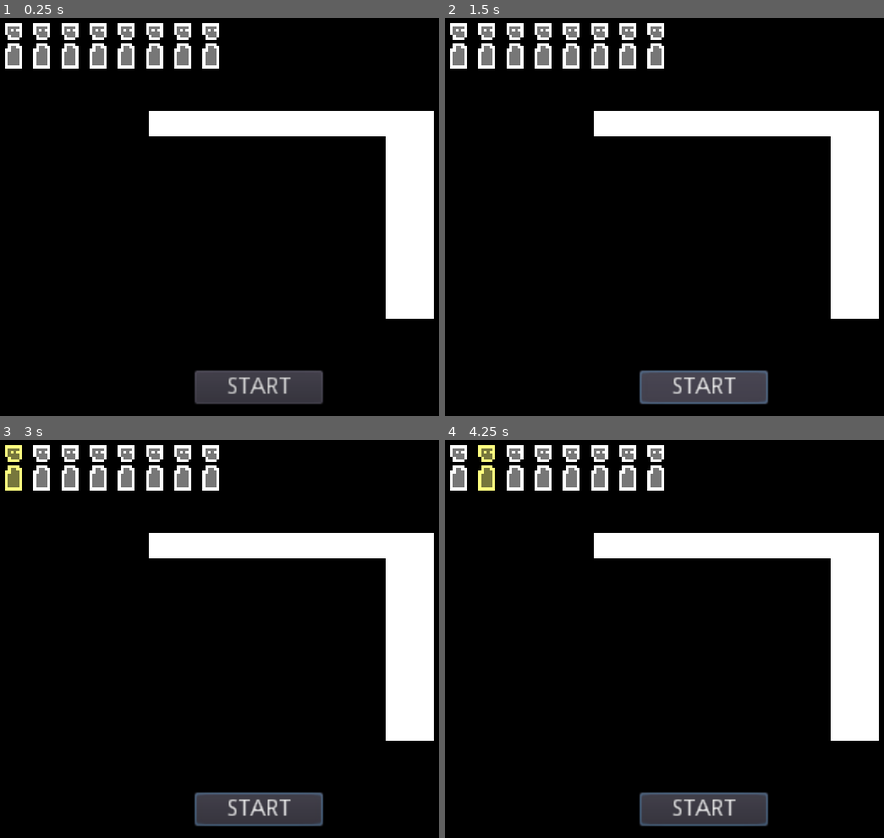
Above: before the commit, frames 1-4 (two rows, left to right).
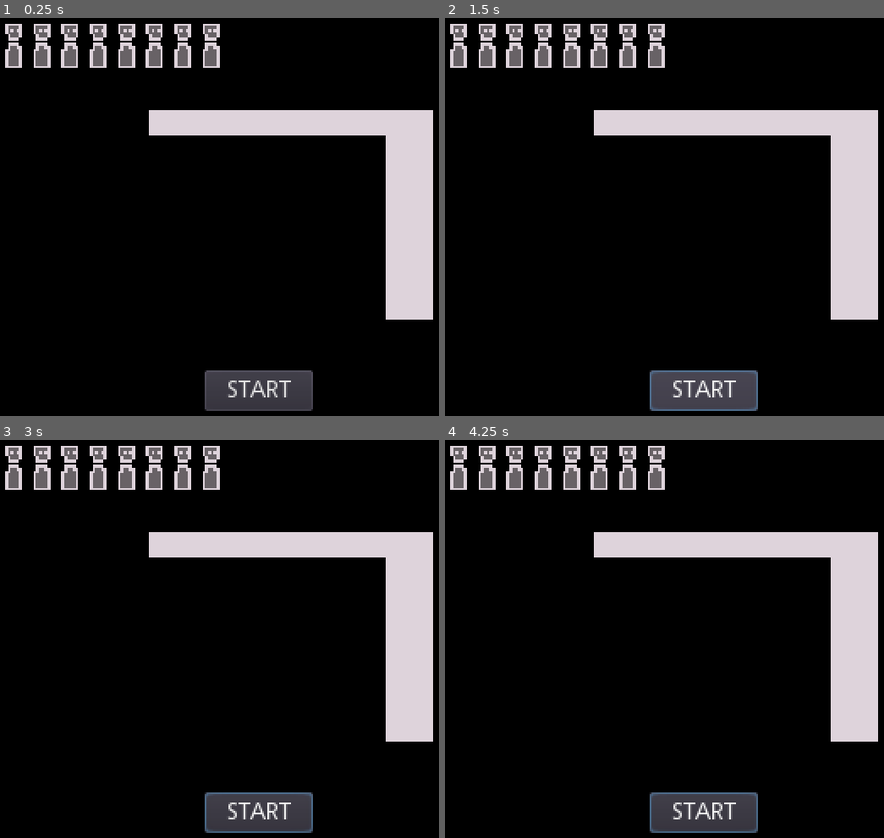
Above: after the commit, the same moments.

Repository: matvmm/the-bite-plan
Game: Godot game, scene res://scenes/main.tscn
The game is run twice, just before and just after one commit, with the same random seed, the same clock (stepped at 60 frames per second) and the same inputs.
Inputs (mouse positions are in pixels of both pictures, inside the frame that each line leads up to):
- Up to frame 1 (0.25 s): no input
- Up to frame 2 (1.5 s): click "START" at 0.5 s; click "START" at 1.25 s
- Up to frame 3 (3 s): click "START" at 2 s; tap Enter (ui_accept) at 2.75 s; move the mouse to (13, 491) at 2.77 s; hold S (SET_POINT) from 2.78 s (still down); click (13, 491) at 2.92 s
- Up to frame 4 (4.25 s): tap Enter (ui_accept) at 3.02, 3.05, 3.32, 3.5, 3.6, 3.77, 4.07 s; move the mouse to (488, 491) at 3.52 s; release S (SET_POINT) at 3.53 s; click (488, 491) at 3.67 s; tap S (SET_POINT) at 3.8 s

The runs differ from the first frame. In frame 1, 13% of the frame differs, in the area x 1-99%, y 1-99%; in frame 2, 13%; in frame 3, 13%; in frame 4, 13%.

Commit message:
added select zombie

Diff:
--- a/project.godot
+++ b/project.godot
@@ -18,7 +18,7 @@
 
 window/size/width=320
 window/size/height=240
-window/stretch/mode="2d"
+window/stretch/mode="viewport"
 window/stretch/aspect="expand"
 
 [global]
@@ -59,6 +59,13 @@
 "deadzone": 0.5,
 "events": [ Object(InputEventKey,"resource_local_to_scene":false,"resource_name":"","device":0,"alt":false,"shift":false,"control":false,"meta":false,"command":false,"pressed":false,"scancode":0,"physical_scancode":83,"unicode":0,"echo":false,"script":null)
 , Object(InputEventMouseButton,"resource_local_to_scene":false,"resource_name":"","device":0,"alt":false,"shift":false, …(219 unchanged characters)…
+, Object(InputEventJoypadButton,"resource_local_to_scene":false,"resource_name":"","device":0,"button_index":1,"pressure":0.0,"pressed":false,"script":null)
+ ]
+}
+REMOVE_POINT={
+"deadzone": 0.5,
+"events": [ Object(InputEventKey,"resource_local_to_scene":false,"resource_name":"","device":0,"alt":false,"shift":false,"control":false,"meta":false,"command":false,"pressed":false,"scancode":0,"physical_scancode":65,"unicode":0,"echo":false,"script":null)
+, Object(InputEventMouseButton,"resource_local_to_scene":false,"resource_name":"","device":0,"alt":false,"shift":false,"control":false,"meta":false,"command":false,"button_mask":0,"position":Vector2( 0, 0 ),"global_position":Vector2( 0, 0 ),"factor":1.0,"button_index":2,"canceled":false,"pressed":false,"doubleclick":false,"script":null)
 , Object(InputEventJoypadButton,"resource_local_to_scene":false,"resource_name":"","device":0,"button_index":0,"pressure":0.0,"pressed":false,"script":null)
  ]
 }
--- a/scenes/main.tscn
+++ b/scenes/main.tscn
@@ -46,6 +46,7 @@
 zoom = Vector2( 0.6, 0.6 )
 
 [node name="CanvasModulate" type="CanvasModulate" parent="."]
+color = Color( 0.870588, 0.827451, 0.858824, 1 )
 
 [node name="plan_points" type="Node2D" parent="."]
 script = ExtResource( 4 )
@@ -95,15 +96,22 @@
 
 [node name="CanvasLayer" type="CanvasLayer" parent="."]
 
-[node name="Button" type="Button" parent="CanvasLayer"]
+[node name="bottom" type="Control" parent="CanvasLayer"]
+anchor_top = 1.0
+anchor_right = 1.0
+anchor_bottom = 1.0
+margin_top = -32.0
+
+[node name="Button" type="Button" parent="CanvasLayer/bottom"]
 anchor_left = 0.5
-anchor_top = 1.0
+anchor_top = 0.5
 anchor_right = 0.5
-anchor_bottom = 1.0
-margin_left = -38.0
-margin_top = -28.0
-margin_right = 38.0
-margin_bottom = -8.0
+anchor_bottom = 0.5
+margin_left = -32.0
+margin_top = -12.0
+margin_right = 32.0
+margin_bottom = 12.0
+rect_min_size = Vector2( 64, 24 )
 text = "START"
 
 [editable path="YSort/base_human/reactionArea"]
--- a/scenes/plan_point.tscn
+++ b/scenes/plan_point.tscn
@@ -1,6 +1,6 @@
 [gd_scene load_steps=3 format=2]
 
-[ext_resource path="res://sprites/other/plan_point1.png" type="Texture" id=1]
+[ext_resource path="res://sprites/other/plan_point2.png" type="Texture" id=1]
 [ext_resource path="res://scripts/plan_point.gd" type="Script" id=2]
 
 [node name="plan_point" type="Sprite"]
--- a/scripts/plan_point.gd
+++ b/scripts/plan_point.gd
@@ -7,9 +7,19 @@
 func _ready():
 	add_to_group("plan point")
 
-func create_point(pos: Vector2):
+func create_point(pos: Vector2, zombie_id: int):
+	set_meta("zombie_id", zombie_id)
 	global_position = pos
 
-	tween.interpolate_property(self, "scale", Vector2.ONE*1.2, Vector2.ONE, 0.2, Tween.TRANS_CIRC, Tween.EASE_OUT)
-	tween.interpolate_property(self, "modulate:a", 0.0, 1.0, 0.3, Tween.TRANS_CIRC, Tween.EASE_OUT)
+	tween.interpolate_property(self, "scale", Vector2.ONE*1.2, Vector2.ONE, 0.1, Tween.TRANS_CIRC, Tween.EASE_OUT)
+	tween.interpolate_property(self, "modulate:a", 0.0, 1.0, 0.2, Tween.TRANS_CIRC, Tween.EASE_OUT)
 	tween.start()
+
+func remove_point():
+	tween.interpolate_property(self, "scale", Vector2.ONE, Vector2.ONE*1.5, 0.1, Tween.TRANS_CIRC, Tween.EASE_OUT)
+	tween.interpolate_property(self, "modulate:a", 1.0, 0.0, 0.1, Tween.TRANS_CIRC, Tween.EASE_OUT)
+	tween.start()
+
+	yield(get_tree().create_timer(0.1), "timeout")
+
+	queue_free()
--- a/scripts/plan_points.gd
+++ b/scripts/plan_points.gd
@@ -1,23 +1,46 @@
 # -- plan_points.gd -- #
 extends Node2D
 
-var line: Line2D
+var lines: Dictionary = {}
+var select_mode: bool = false
 
 
-func _ready():
-	create_line()
+func update_line(zombie_id: int, pos_array: Array):
+	if !lines.has(zombie_id): create_line(zombie_id)
 
-func add_lines(posArray: Array):
-	line.points = posArray
+	var pool_array = PoolVector2Array()
+	for i in pos_array:
+		pool_array.append(i)
 
-func remove_lines():
-	line.points = PoolVector2Array()
+	lines[zombie_id].points = pool_array
 
-func create_line():
-	line = Line2D.new()
-	line.z_index = -2
-	line.width = 2.0
-	line.default_color = Color.red
-	line.antialiased = false
+func create_line(zombie_id: int):
+	var new_line = Line2D.new()
+	new_line.z_index = -2
+	new_line.width = 2.0
+	new_line.default_color = Color.red
+	new_line.antialiased = false
 
-	add_child(line)
+	add_child(new_line)
+	new_line.set_meta("zombie_id", zombie_id)
+	lines[zombie_id] = new_line
+
+func remove_line(zombie_id: int):
+	if lines.has(zombie_id):
+		lines[zombie_id].queue_free()
+		lines.erase(zombie_id)
+
+func clear_all_lines():
+	for i in lines.keys():
+		lines[i].queue_free()
+	lines.clear()
+
+func enable_select_mode(zombie_id: int):
+	select_mode = true
+	for i in get_children():
+		if i.get_meta("zombie_id") == zombie_id: i.modulate.a = 1.3
+
+func disable_select_mode(zombie_id: int):
+	select_mode = false
+	for i in get_children():
+		if i.get_meta("zombie_id") == zombie_id: i.modulate.a = 0.3
--- a/scripts/zombies/base_zombie.gd
+++ b/scripts/zombies/base_zombie.gd
@@ -21,12 +21,11 @@
 	start_position = global_position
 
 func _physics_process(delta):
-	if !has_target || !target_queue.size() > 0: return
+	if !has_target || target_queue.size() == 0: return
 
 	if target_queue.size()-1 >= current_queue_num:
 		target_position = target_queue[current_queue_num]
 	else:
-		has_target = false
 		print("I finished :) .")
 		reset_movement()
 		return
@@ -39,8 +38,7 @@
 	sprite.flip_h = true if vel.x < 0.0 else false
 
 	if is_on_wall():
-		has_target = false
-		reset_target_queue()
+		reset_movement()
 		print("Zombie " + self.name + "says: 'I DONT KNOW HOW TO WALK AROUND THE WALL!!!!!!! >:('.")
 		return
 
@@ -50,26 +48,31 @@
 		current_queue_num += 1
 		# has_target = false
 
-#func _unhandled_input(event):
-#	if event.is_action_pressed("ui_accept"):
-#		start_movement()
-#	if !selected: return
-#	if event.is_action_pressed("SET_POINT"):
-#		add_target(get_global_mouse_position())
-
 func _unhandled_input(event):
-	if event.is_action_pressed("ui_accept"):
+	if event.is_action("ui_accept"):
 		start_movement()
 		return
-	if !selected: return
-	if not event.is_action_pressed("SET_POINT"): return
 
-	var hits = get_world_2d().direct_space_state.intersect_point(get_global_mouse_position())
-	for i in hits:
-		if i.collider.is_in_group("zombie"):
+	if !event is InputEventMouseButton || !event.pressed: return
+
+	if sprite.get_rect().has_point(sprite.to_local(get_global_mouse_position())):
+		if event.is_action("SET_POINT"):
+			get_tree().set_input_as_handled()
+			if selected: unselect()
+			else: select()
 			return
 
-	add_target(get_global_mouse_position())
+	if selected && event.is_action("SET_POINT"):
+		for i in get_world_2d().direct_space_state.intersect_point(get_global_mouse_position()):
+			if i.collider.is_in_group("zombie"): return
+
+		for point in get_tree().get_nodes_in_group("plan point"):
+			var local_pos = point.to_local(get_global_mouse_position())
+			if point.get_rect().has_point(local_pos):
+				if remove_target(point.global_position): return
+
+		add_target(get_global_mouse_position())
+		get_tree().set_input_as_handled()
 
 func reset_movement():
 	has_target = false
@@ -82,12 +85,13 @@
 	if get_tree().get_nodes_in_group("plan point").size() > 0:
 		for i in get_tree().get_nodes_in_group("plan point"):
 			i.queue_free()
-	if plan_points: plan_points.remove_lines()
+	if plan_points: plan_points.remove_line(get_instance_id())
 	current_queue_num = 0
 	global_position = start_position
 
 func start_movement():
 	if !target_queue.size() > 0: return
+	unselect()
 	has_target = true
 
 func add_target(new_target: Vector2):
@@ -96,34 +100,42 @@
 	if plan_points:
 		var plan_point: Sprite = load(planPointScenePath).instance()
 		plan_points.add_child(plan_point)
-		var linearray: Array = target_queue
+		var linearray: Array = target_queue.duplicate()
 		linearray.insert(0, start_position)
-		plan_points.add_lines(linearray)
-		plan_point.create_point(new_target)
+		plan_points.update_line(get_instance_id(), linearray)
+		plan_point.create_point(new_target, get_instance_id())
 
 	print("Added new target point: " + str(new_target))
 
 func remove_target(target: Vector2):
-	target_queue.remove(target_queue.find(target))
+	target_queue.erase(target)
+	var s: bool = false
 	for i in get_tree().get_nodes_in_group("plan point"):
-		if i.global_position == target: i.queue_free()
-	plan_points.line.points.remove(plan_points.line.points.find(target))
+		if i.global_position == target:
+			if i.get_meta("zombie_id") == get_instance_id():
+				i.remove_point()
+				s = true
+#	if plan_points && plan_points.line: plan_points.line.points.erase(target)
+	if plan_points:
+		if target_queue.size() > 0:
+			var linearray: Array = target_queue.duplicate()
+			linearray.insert(0, start_position)
+			plan_points.update_line(get_instance_id(), linearray)
+		else:
+			plan_points.remove_line(get_instance_id())
 
 	print("Removed target point: " + str(target))
-
-func _input_event(viewport, event, shape_idx):
-	if event is InputEventMouseButton and event.pressed and event.is_action("SET_POINT"):
-		get_tree().set_input_as_handled()
-		if selected: unselect()
-		else: select()
+	return s
 
 func select():
 	selected = true
+	if plan_points: plan_points.enable_select_mode(get_instance_id())
 	sprite.modulate.b = 0.5
 	for i in get_tree().get_nodes_in_group("zombie"):
 		if i != self: i.unselect()
 
 func unselect():
 	selected = false
+	if plan_points: plan_points.disable_select_mode(get_instance_id())
 	sprite.modulate.b = 1.0
 #	if target_queue.size() > 0: remove_target(target_queue[target_queue.size()-1])
Binary file added: sprites/other/plan_point2.png
Not shown, added: sprites/other/plan_point2.png.import
